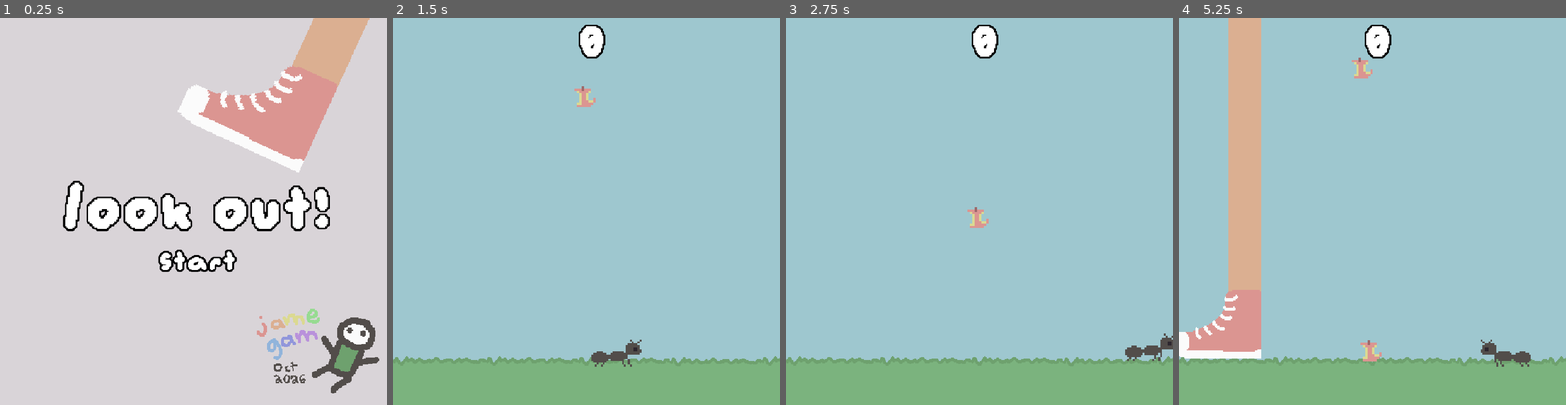
Above: before the commit, frames 1-4 (left to right).
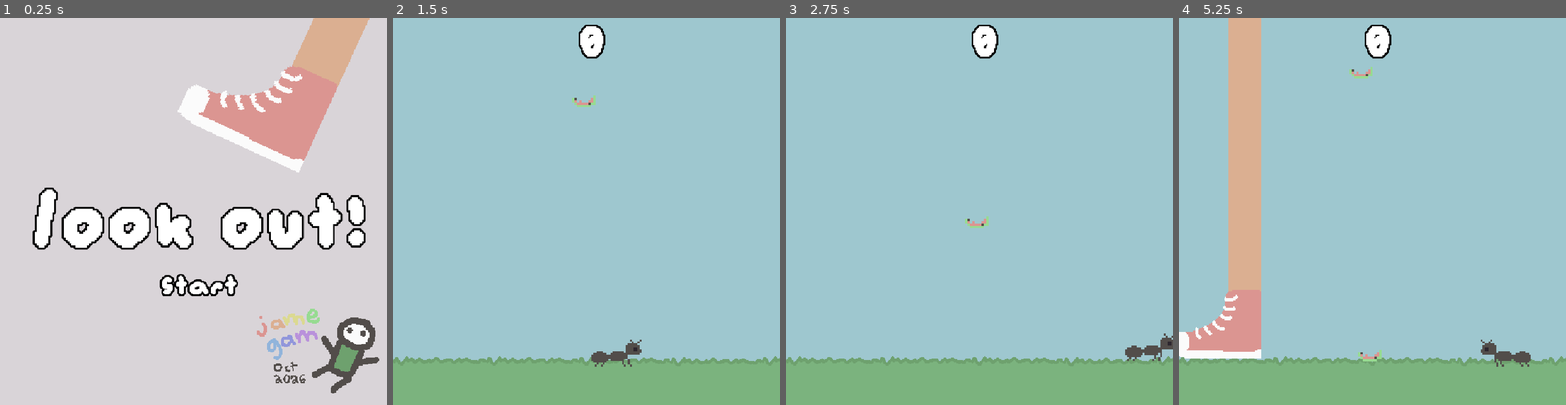
Above: after the commit, the same moments.

Repository: BeeeY/Look-Out
Game: Godot game, scene res://main.tscn
Two runs of this game, one before a commit and one after it. Both use one fixed random seed, a clock stepped at 60 frames per second and the inputs below.
Inputs (mouse positions are in pixels of both pictures, inside the frame that each line leads up to):
- Up to frame 1 (0.25 s): no input
- Up to frame 2 (1.5 s): click "Start" at 0.5 s; tap Enter at 1.25 s; move the mouse to (671, 192) at 1.27 s; hold D (right) from 1.28 s (still down); tap Alt at 1.35 s; click (671, 192) at 1.42 s
- Up to frame 3 (2.75 s): keep holding D (right); tap Space (jump) at 1.52, 2.27 s; move the mouse to (902, 230) at 2.02 s; tap Shift at 2.1 s
- Up to frame 4 (5.25 s): move the mouse to (1411, 126) at 2.77 s; release D (right) at 2.78 s; hold A (left) 2.78-3.53 s; tap Alt at 2.85, 4.35 s; move the mouse to (1353, 288) at 3.52 s; hold D (right) 3.53-5.03 s; tap Shift at 3.6, 5.1 s; click (1353, 288) at 3.67 s; tap Space (jump) at 3.77, 4.52 s; move the mouse to (1488, 269) at 4.27 s; move the mouse to (1256, 153) at 5.02 s; hold A (left) from 5.03 s (still down)

The runs differ from the first frame. In frame 1, 9.1% of the frame differs, in the area x 8-95%, y 42-72%; in frame 2, 0.2%; in frame 3, 0.2%; in frame 4, 0.4%.

Commit message:
fixed music looping

Diff:
--- a/crumbs.gd
+++ b/crumbs.gd
@@ -3,9 +3,15 @@
 var fall_speed = 250
 var warning_speed = 3
 
+var textures = [
+	preload("res://assets/Half Eaten Fruits1.png"),
+	preload("res://assets/Half Eaten Fruits2.png"),
+	preload("res://assets/Half Eaten Fruits3.png"),
+]
 
 func _ready():
 	add_to_group("Crumbs")
+	$Sprite2D.texture = textures.pick_random()
 
 
 func _physics_process(delta: float) -> void:
--- a/crumbs.tscn
+++ b/crumbs.tscn
@@ -40,9 +40,14 @@
 script = ExtResource("1_8wtoh")
 
 [node name="AnimatedSprite2D" type="AnimatedSprite2D" parent="." unique_id=2089020292]
+visible = false
 scale = Vector2(6, 6)
 sprite_frames = SubResource("SpriteFrames_glgfw")
 animation = &"Apple"
 
 [node name="CollisionShape2D" type="CollisionShape2D" parent="." unique_id=793003060]
 shape = SubResource("RectangleShape2D_glgfw")
+
+[node name="Sprite2D" type="Sprite2D" parent="." unique_id=178267016]
+scale = Vector2(6, 6)
+texture = ExtResource("2_31r6n")
--- a/hud.tscn
+++ b/hud.tscn
@@ -92,39 +92,40 @@
 horizontal_alignment = 1
 
 [node name="Title" type="Label" parent="." unique_id=299679980]
-offset_left = 168.0
-offset_top = 410.0
-offset_right = 864.0
-offset_bottom = 602.0
+offset_left = 90.0
+offset_top = 423.0
+offset_right = 960.0
+offset_bottom = 663.0
 theme = ExtResource("2_8sq4i")
-theme_override_font_sizes/font_size = 200
+theme_override_font_sizes/font_size = 250
 text = "Look Out!"
 horizontal_alignment = 1
 
 [node name="GameOver" type="Label" parent="." unique_id=1057745601]
-offset_left = 231.0
-offset_top = 406.0
-offset_right = 795.0
-offset_bottom = 568.0
+offset_left = 141.0
+offset_top = 438.0
+offset_right = 893.0
+offset_bottom = 630.0
 theme = ExtResource("2_8sq4i")
+theme_override_font_sizes/font_size = 200
 text = "Squished!"
 horizontal_alignment = 1
 
 [node name="GameOverScore" type="Label" parent="." unique_id=628951405]
-offset_left = 249.0
-offset_top = 523.0
-offset_right = 769.0
-offset_bottom = 631.0
+offset_left = 245.0
+offset_top = 582.0
+offset_right = 765.0
+offset_bottom = 690.0
 theme = ExtResource("2_8sq4i")
 theme_override_font_sizes/font_size = 70
 text = "Crumbs : 0"
 horizontal_alignment = 1
 
 [node name="Start" type="Button" parent="." unique_id=557114002]
-offset_left = 187.0
-offset_top = 553.0
-offset_right = 842.0
-offset_bottom = 714.0
+offset_left = 191.0
+offset_top = 616.0
+offset_right = 846.0
+offset_bottom = 777.0
 theme = ExtResource("2_8sq4i")
 theme_override_styles/normal = SubResource("StyleBoxFlat_a2258")
 theme_override_styles/pressed = SubResource("StyleBoxFlat_640wx")
--- a/main.gd
+++ b/main.gd
@@ -4,6 +4,7 @@
 
 var score = 0
 var slide
+
 
 const CrumbScene = preload("res://crumbs.tscn")
 const FootScene = preload("res://feet.tscn")
Not shown, changed: assets/Jame Game Oct_[cut_4sec].wav.import
Not shown, added: export_presets.cfg
Not shown, changed: assets/Jame Game Oct_[cut_4sec].wav
